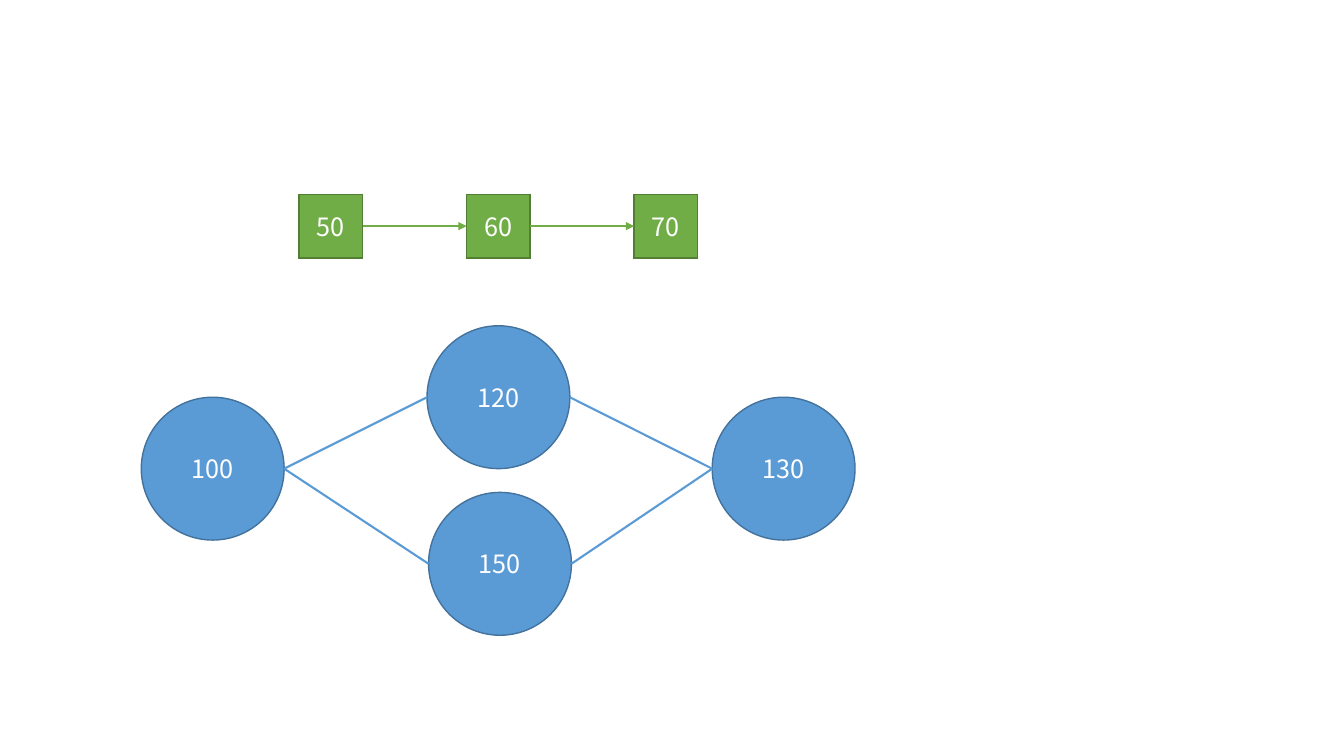
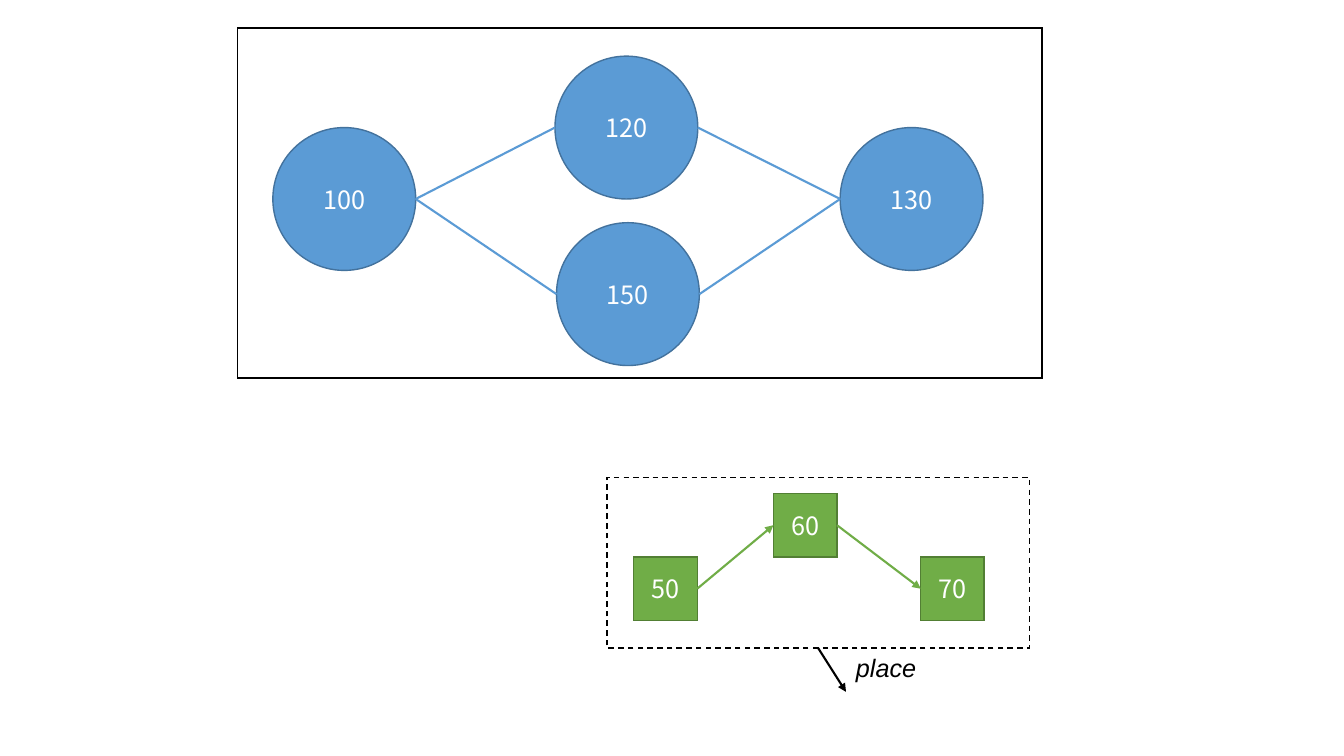
Before and after one commit to fnrg-nfv/flexchain, a slide deck: slide 4 of docs/Figures.pptx. Drawn at 1344x756 pixels with LibreOffice and Linux fonts; fonts in the diff are those of the drawing. Boxes give left, top, right and bottom in pixels: in the first picture for what was removed or moved away, otherwise in the second. Text is boxed around its words. In the diff, an @@ line names an element or a change of style, - is before the commit and + after.

```diff
--- a/docs/Figures.pptx
+++ b/docs/Figures.pptx
@@ rectangle added at (238,28,1043,378), outline #000000 1 pt @@
@@ 4 ellipses, 4 lines: place and size @@
-4 ellipses, 4 lines at (141,326,856,636)
+4 ellipses, 4 lines at (273,56,984,366)
@@ rectangle added at (607,478,1029,648), outline #000000 1 pt dashed @@
@@ rectangle "60": place and size @@
-rectangle "60" at (467,195,530,258)
+rectangle "60" at (773,494,837,558)
@@ arrow moved from (363, 226) - (467, 226) to (698, 589) - (773, 525) @@
@@ arrow moved from (530, 226) - (634, 226) to (837, 525) - (921, 589) @@
@@ rectangle "50": place and size @@
-rectangle "50" at (299,195,363,258)
+rectangle "50" at (634,558,698,621)
@@ rectangle "70": place and size @@
-rectangle "70" at (634,195,698,258)
+rectangle "70" at (921,558,984,621)
@@ arrow added from (819, 648) to (846, 692), #000000 1.5 pt @@
@@ text added at (856,658,916,682), 18 pt, text #000000, italic @@
+place
```
Also in this commit, not shown: 1 slide added, 7 other files.
